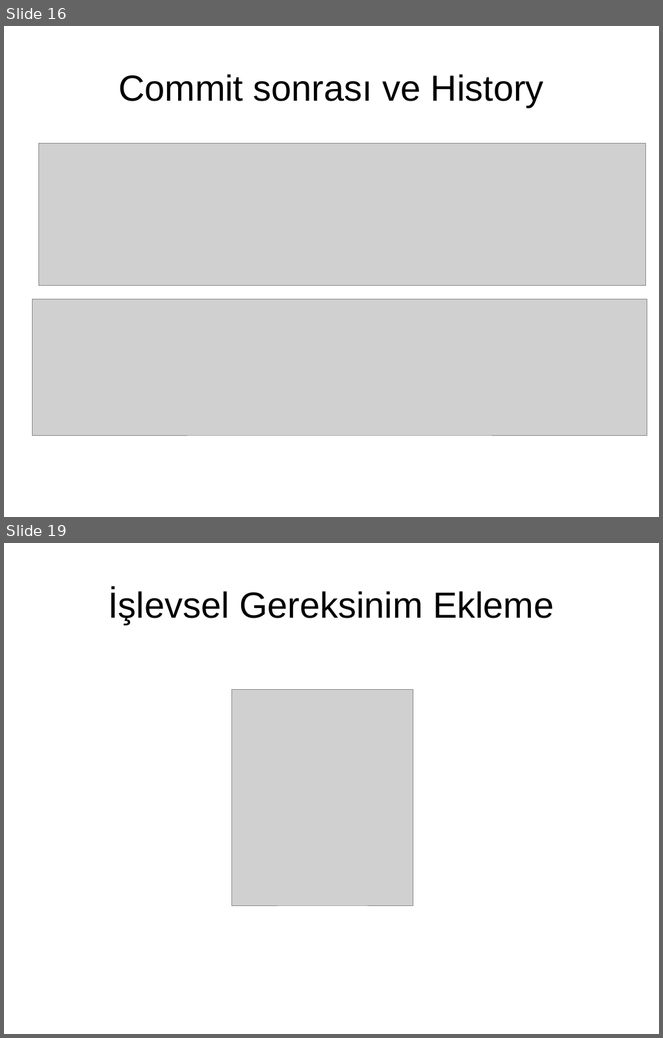
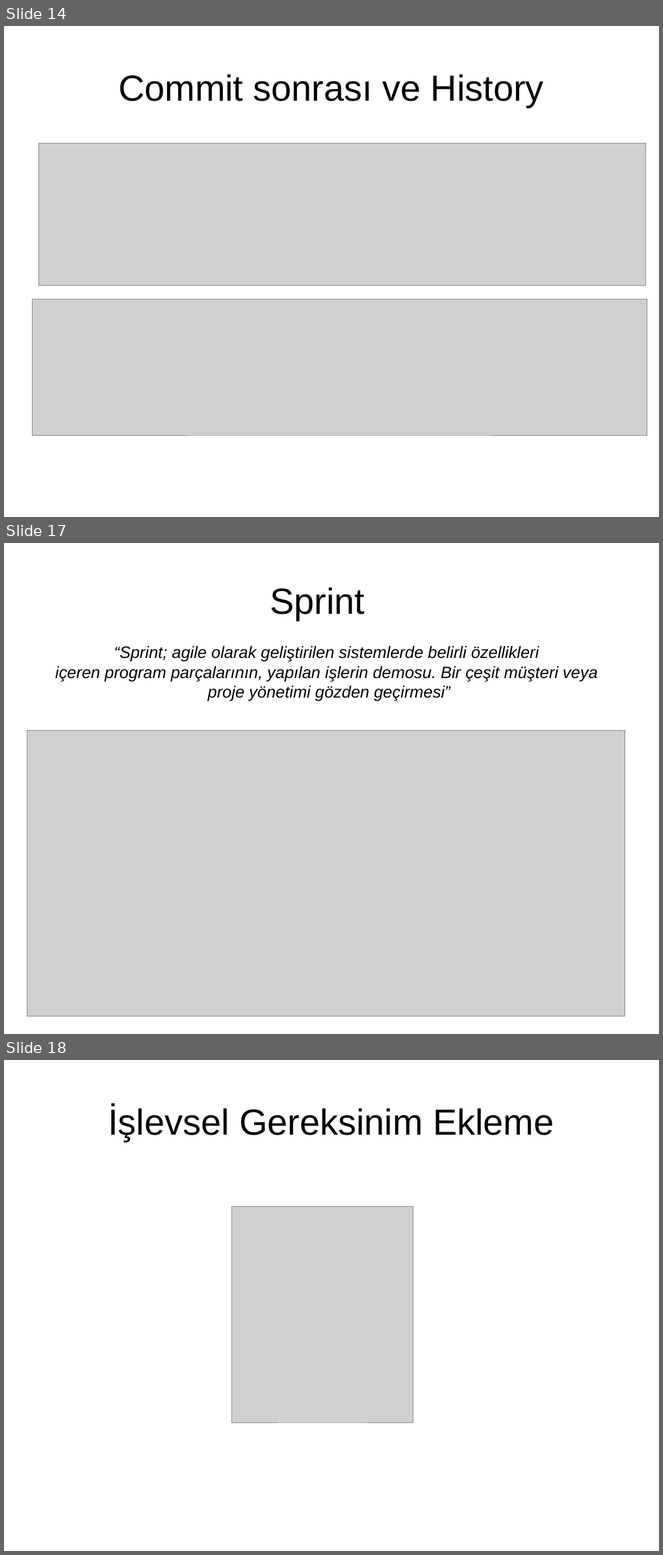
Before and after one commit to pars-linux/uludag, a slide deck: playground/mehmet/unicase2.odp. Shown one above the other, each under a label of ours: slides 16 and 19 before the commit, slides 14, 17 and 18 after it; the slides between them are not shown. The pictures are 663x1038 and 663x1555 pixels, drawn with LibreOffice and Linux fonts; fonts in the diff are those of the drawing; grey boxes stand for pictures. Boxes give left, top, right and bottom in pixels: in the first picture for what was removed or moved away, otherwise in the second. Text is boxed around its words. In the diff, an @@ line names an element or a change of style, - is before the commit and + after.

```diff
--- a/playground/mehmet/unicase2.odp
+++ b/playground/mehmet/unicase2.odp
@@ slide 17 added at bbox=[4, 543, 659, 1034], background #FFFFFF @@
@@ title added at bbox=[270, 587, 365, 620], 44 pt, text #000000 @@
+Sprint
@@ title added at bbox=[55, 646, 598, 702], 20 pt, text #000000, italic @@
+“Sprint; agile olarak geliştirilen sistemlerde belirli özellikleri
+içeren program parçalarının, yapılan işlerin demosu. Bir çeşit müşteri veya
+proje yönetimi gözden geçirmesi”
@@ picture added at bbox=[27, 730, 625, 1017] @@
@@ what was slide 16 is now slide 14 @@
@@ what was slide 19 is now slide 18 @@
```
Also in this commit, not shown: 8 slides changed, 5 other slides added, 7 slides removed, 1 other file.
